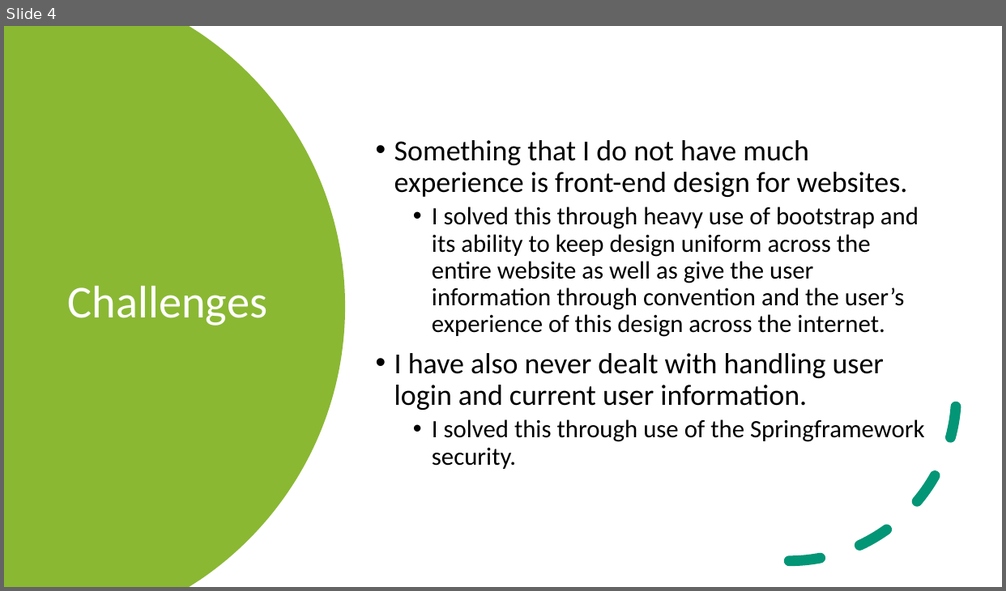
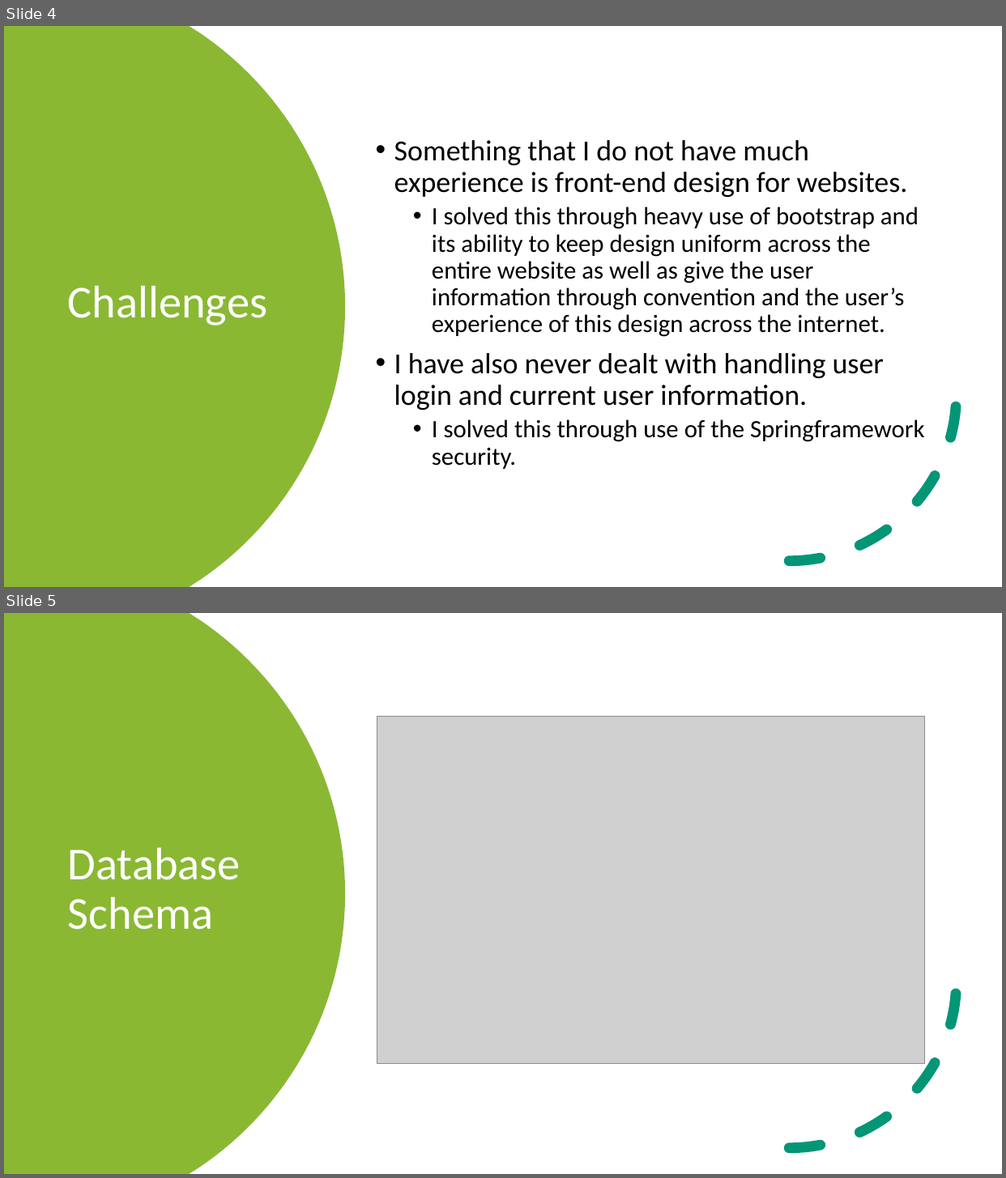
Before and after one commit to Ckarlson011/Capstone, a slide deck: National Park Visits.pptx. Shown one above the other, each under a label of ours: slide 4 before the commit, slides 4 and 5 after it. The pictures are 1006x591 and 1006x1178 pixels, drawn with LibreOffice and Linux fonts; fonts in the diff are those of the drawing; grey boxes stand for pictures. Boxes give left, top, right and bottom in pixels: in the first picture for what was removed or moved away, otherwise in the second. Text is boxed around its words. In the diff, an @@ line names an element or a change of style, - is before the commit and + after.

Commit message:
presentation version

```diff
--- a/National Park Visits.pptx
+++ b/National Park Visits.pptx
@@ slide 5 added at [4, 613, 1002, 1174], background #FFFFFF @@
@@ freeform shape added at [4, 613, 345, 1174], fill #8AB833 @@
@@ picture added at [377, 717, 924, 1064] @@
@@ arc (boxed as its full ellipse) added at [622, 815, 957, 1149], outline #029676 10 pt dashed @@
@@ title added at [68, 847, 241, 930], 44 pt, text #FFFFFF @@
+Database Schema
```
Also in this commit, not shown: 5 other files.
